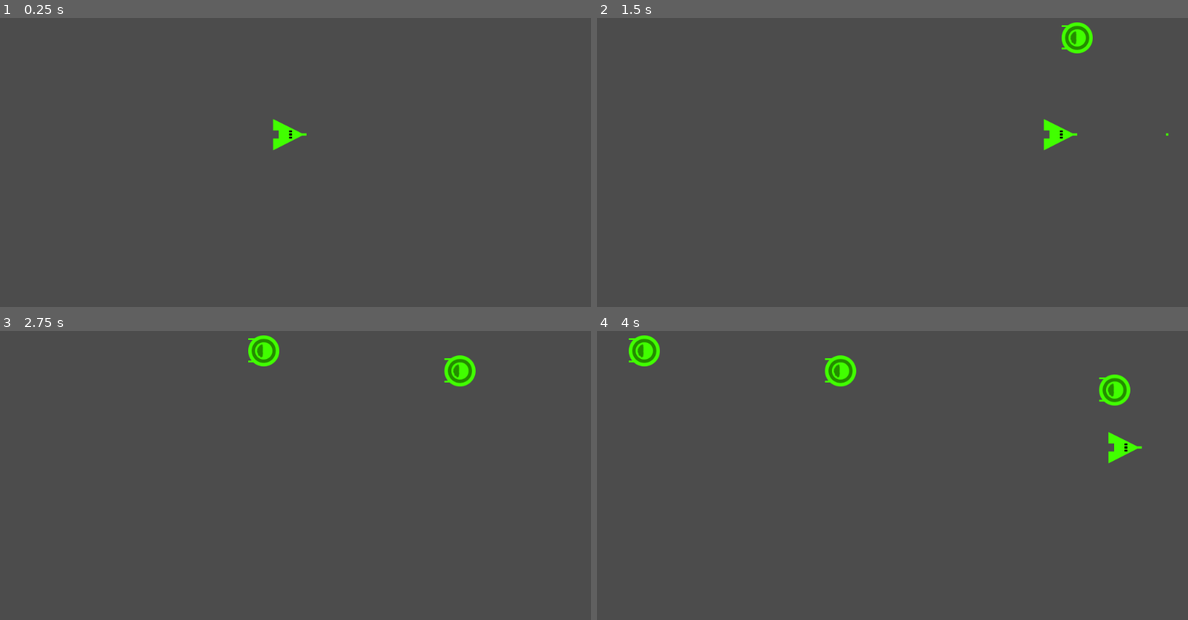
Above: before the commit, frames 1-4 (two rows, left to right).
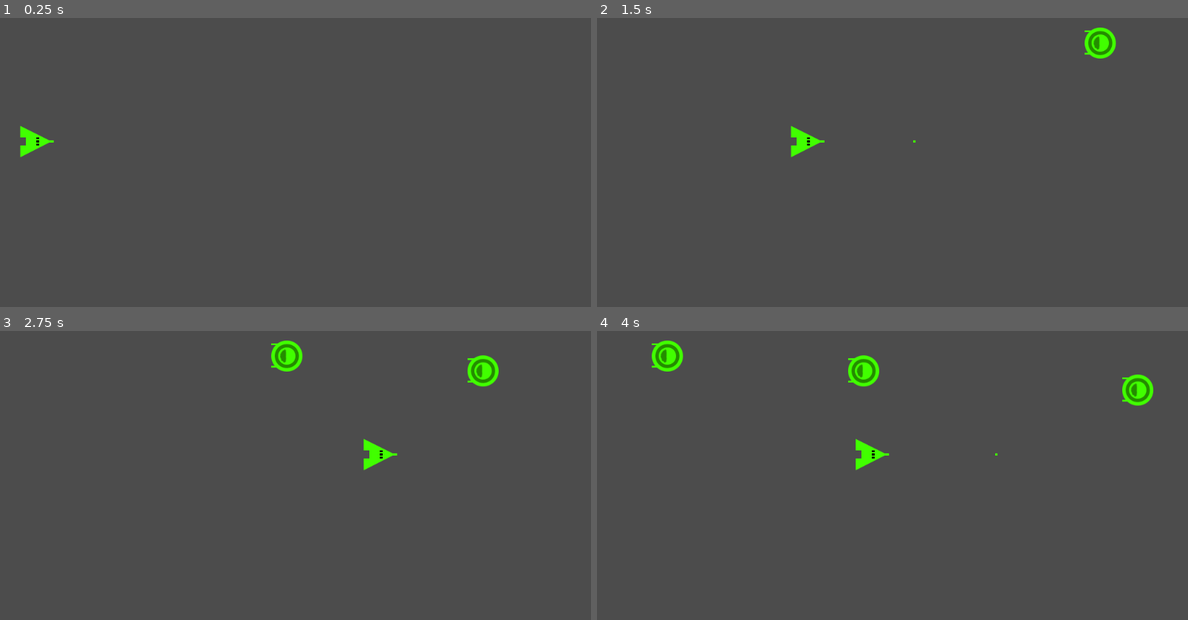
Above: after the commit, the same moments.

Repository: FreeDelete-Software/learn2shmup
Game: Godot game, scene res://Stages/Stage0/Stage0.tscn
The game is run twice, just before and just after one commit, with the same random seed, the same clock (stepped at 60 frames per second) and the same inputs. Before the commit the project starts from res://levels/level0/level0.tscn.
Inputs (mouse positions are in pixels of both pictures, inside the frame that each line leads up to):
- Up to frame 1 (0.25 s): no input
- Up to frame 2 (1.5 s): tap Enter at 0.5 s; move the mouse to (1022, 116) at 0.52 s; hold Right (ui_right) 0.53-1.25 s; hold Shift 0.53-1.25 s; click (1022, 116) at 0.67 s; tap Space (ui_select) at 0.77 s; drag from (774, 150) to (862, 202) at 1.27 s
- Up to frame 3 (2.75 s): move the mouse to (354, 371) at 2.02 s; hold Right (ui_right) from 2.03 s (still down); tap Ctrl at 2.1 s
- Up to frame 4 (4 s): release Right (ui_right) at 2.75 s; drag from (862, 515) to (715, 394) at 2.77 s; move the mouse to (1069, 498) at 3.52 s; hold Left (ui_left) from 3.53 s (still down); tap Alt at 3.6 s; tap Space (ui_select) at 3.77 s

The runs differ from the first frame. In frame 1, 0.6% of the frame differs, in the area x 3-52%, y 34-49%; in frame 2, 1.4%; in frame 3, 2.0%; in frame 4, 3.1%, in the area x 5-95%, y 1-49%.

Commit message:
Align existing files with new naming conventions.
Main exceptions are:
- docs (maybe included in naming conventions later?)
- test

Unit tests are an exception, because I think they need to begin with
"test_" (all lower-case) in order to run automatically.

Diff:
--- a/Enemy/RngEnemySpawner.tscn
+++ b/Enemy/RngEnemySpawner.tscn
@@ -2,7 +2,7 @@
 
 [ext_resource path="res://addons/ShmupWorks/ShmupSpawner.gd" type="Script" id=1]
 [ext_resource path="res://Enemy/RngEnemySpawnTimer.gd" type="Script" id=2]
-[ext_resource path="res://Enemy/enemy.tscn" type="PackedScene" id=3]
+[ext_resource path="res://Enemy/Enemy.tscn" type="PackedScene" id=3]
 
 [node name="RngEnemySpawner" type="Position2D"]
 script = ExtResource( 1 )
--- a/Enemy/enemy.tscn
+++ b/Enemy/enemy.tscn
@@ -1,16 +1,16 @@
 [gd_scene load_steps=4 format=2]
 
-[ext_resource path="res://Enemy/enemy.gd" type="Script" id=1]
-[ext_resource path="res://art/enemy.png" type="Texture" id=2]
+[ext_resource path="res://Art/Enemy.png" type="Texture" id=1]
+[ext_resource path="res://Enemy/Enemy.gd" type="Script" id=2]
 
 [sub_resource type="RectangleShape2D" id=1]
 extents = Vector2( 27, 27 )
 
-[node name="enemy" type="KinematicBody2D"]
-script = ExtResource( 1 )
+[node name="Enemy" type="KinematicBody2D"]
+script = ExtResource( 2 )
 
 [node name="Sprite" type="Sprite" parent="."]
-texture = ExtResource( 2 )
+texture = ExtResource( 1 )
 
 [node name="CollisionShape2D" type="CollisionShape2D" parent="."]
 shape = SubResource( 1 )
--- a/levels/level0/level0.gd
+++ b/Stages/Stage0/Stage0.gd
@@ -1,6 +1,4 @@
 extends Node2D
-
-onready var _enemy = preload("res://Enemy/enemy.tscn")
 
 # Called when the node enters the scene tree for the first time.
 func _ready():
--- /dev/null
+++ b/Stages/Stage0/Stage0.tscn
@@ -0,0 +1,16 @@
+[gd_scene load_steps=4 format=2]
+
+[ext_resource path="res://Stages/Stage0/Stage0.gd" type="Script" id=1]
+[ext_resource path="res://Enemy/RngEnemySpawner.tscn" type="PackedScene" id=2]
+[ext_resource path="res://Player/Player.tscn" type="PackedScene" id=3]
+
+[node name="Stage0" type="Node2D"]
+script = ExtResource( 1 )
+
+[node name="Player" parent="." instance=ExtResource( 3 )]
+position = Vector2( 62, 312 )
+
+[node name="RngEnemySpawner" parent="." instance=ExtResource( 2 )]
+position = Vector2( 972, 141 )
+
+[connection signal="shoot" from="Player" to="." method="_on_Player_shoot"]
--- a/bullet/bullet.tscn
+++ b/bullet/bullet.tscn
@@ -1,17 +1,16 @@
 [gd_scene load_steps=4 format=2]
 
-[ext_resource path="res://art/Bullet.png" type="Texture" id=1]
-[ext_resource path="res://bullet/bullet.gd" type="Script" id=2]
-
+[ext_resource path="res://Bullet/Bullet.gd" type="Script" id=1]
+[ext_resource path="res://Art/Bullet.png" type="Texture" id=2]
 
 [sub_resource type="RectangleShape2D" id=1]
 extents = Vector2( 2, 2 )
 
 [node name="bullet" type="KinematicBody2D"]
-script = ExtResource( 2 )
+script = ExtResource( 1 )
 
 [node name="Sprite" type="Sprite" parent="."]
-texture = ExtResource( 1 )
+texture = ExtResource( 2 )
 
 [node name="CollisionShape2D" type="CollisionShape2D" parent="."]
 shape = SubResource( 1 )
--- a/levels/level0/level0.tscn
+++ /dev/null
@@ -1,16 +0,0 @@
-[gd_scene load_steps=4 format=2]
-
-[ext_resource path="res://player/player.tscn" type="PackedScene" id=1]
-[ext_resource path="res://levels/level0/level0.gd" type="Script" id=2]
-[ext_resource path="res://Enemy/RngEnemySpawner.tscn" type="PackedScene" id=3]
-
-[node name="Node2D" type="Node2D"]
-script = ExtResource( 2 )
-
-[node name="KinematicBody2D" parent="." instance=ExtResource( 1 )]
-position = Vector2( 500, 300 )
-
-[node name="RngEnemySpawner" parent="." instance=ExtResource( 3 )]
-position = Vector2( 932, 132 )
-
-[connection signal="shoot" from="KinematicBody2D" to="." method="_on_Player_shoot"]
--- a/player/player.gd
+++ b/player/player.gd
@@ -8,7 +8,7 @@
 
 var speed = 420
 
-var _bullet = preload("res://bullet/bullet.tscn")
+var _bullet = preload("res://Bullet/Bullet.tscn")
 
 # Called when the node enters the scene tree for the first time.
 func _ready():
--- a/player/player.tscn
+++ b/player/player.tscn
@@ -1,16 +1,16 @@
 [gd_scene load_steps=4 format=2]
 
-[ext_resource path="res://art/player.png" type="Texture" id=1]
-[ext_resource path="res://player/player.gd" type="Script" id=2]
+[ext_resource path="res://Player/Player.gd" type="Script" id=1]
+[ext_resource path="res://Art/Player.png" type="Texture" id=2]
 
 [sub_resource type="RectangleShape2D" id=1]
 extents = Vector2( 24.5, 22.5 )
 
 [node name="Player" type="KinematicBody2D"]
-script = ExtResource( 2 )
+script = ExtResource( 1 )
 
 [node name="Sprite" type="Sprite" parent="."]
-texture = ExtResource( 1 )
+texture = ExtResource( 2 )
 
 [node name="CollisionShape2D" type="CollisionShape2D" parent="."]
 position = Vector2( -2, 0 )
--- a/project.godot
+++ b/project.godot
@@ -33,7 +33,7 @@
 [application]
 
 config/name="learn2shmup"
-run/main_scene="res://levels/level0/level0.tscn"
+run/main_scene="res://Stages/Stage0/Stage0.tscn"
 config/icon="res://icon.png"
 
 [editor_plugins]
